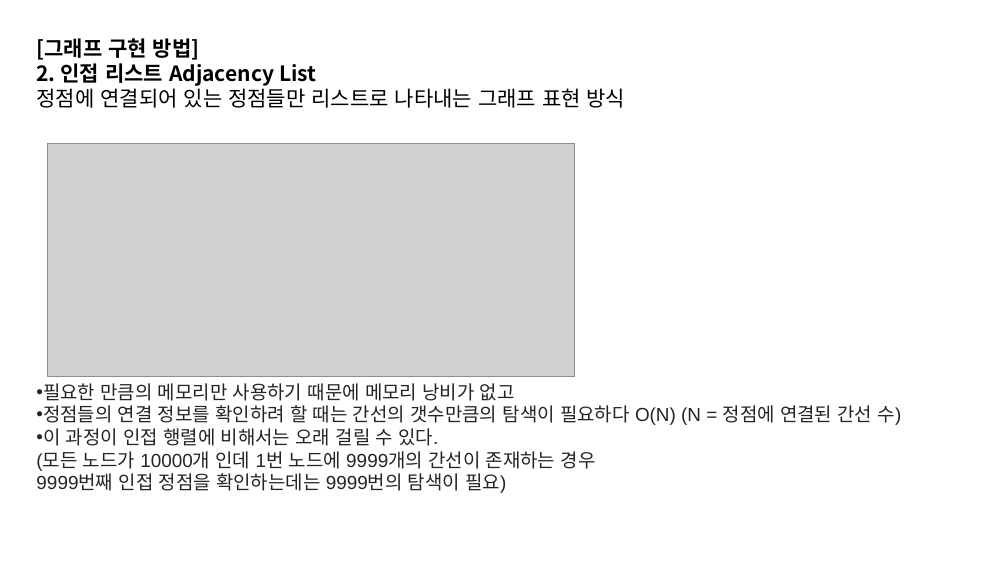
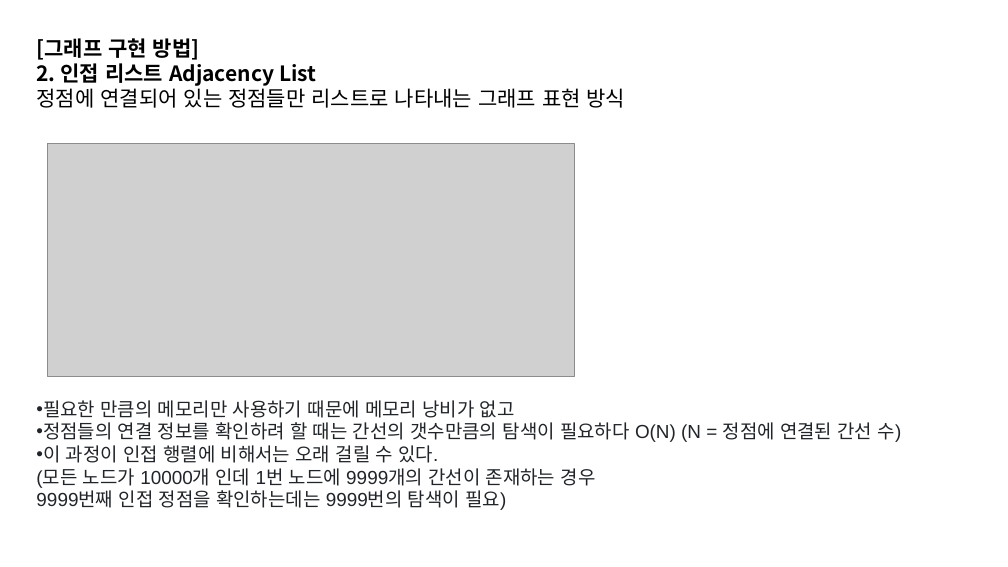
Before and after one commit to 2018007956/Coding-Test-Study, a slide deck: slide 5 of week5/graph&DFS,BFS.pptx. Drawn at 1008x567 pixels with LibreOffice and Linux fonts; fonts in the diff are those of the drawing; grey boxes stand for pictures. Boxes give left, top, right and bottom in pixels: in the first picture for what was removed or moved away, otherwise in the second. Text is boxed around its words. In the diff, an @@ line names an element or a change of style, - is before the commit and + after.

```diff
--- a/week5/graph&DFS,BFS.pptx
+++ b/week5/graph&DFS,BFS.pptx
@@ text "필요한 만큼의 메모리만 사용하기 때문에 ...": place and size @@
-text "필요한 만큼의 메모리만 사용하기 때문에 ..." at (36, 383, 902, 493)
+text "필요한 만큼의 메모리만 사용하기 때문에 ..." at (36, 400, 902, 510)
```
Also in this commit, not shown: 3 other slides changed, 6 slides added, 5 other files.
